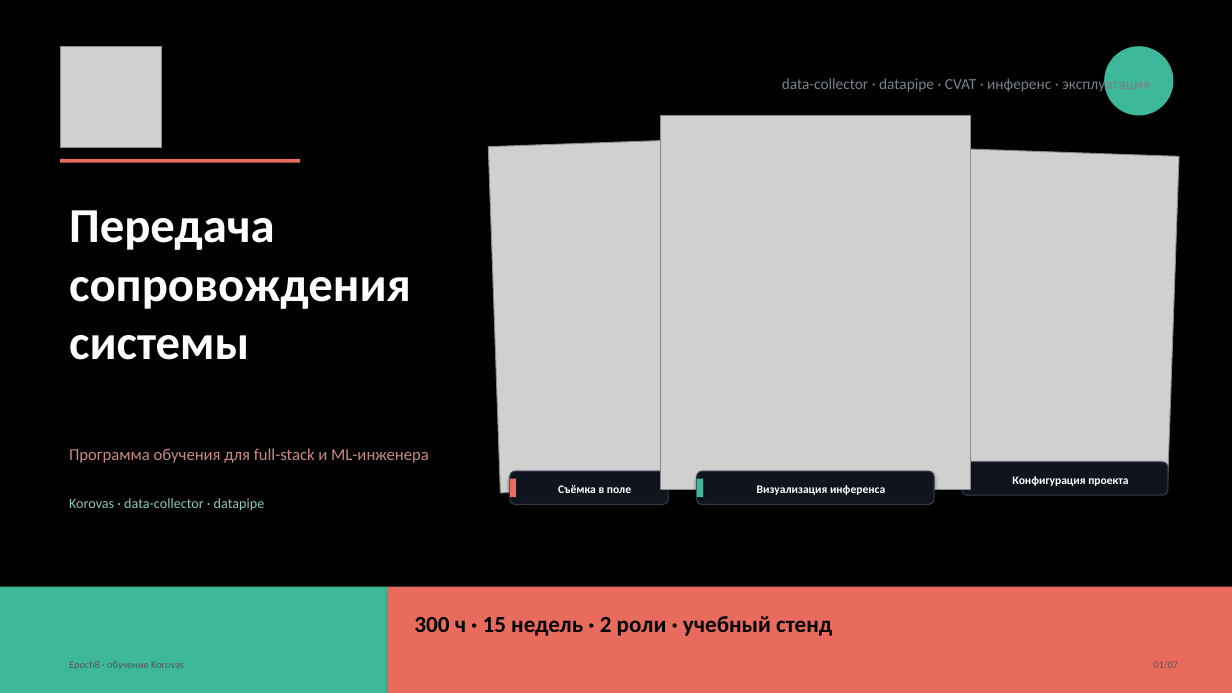
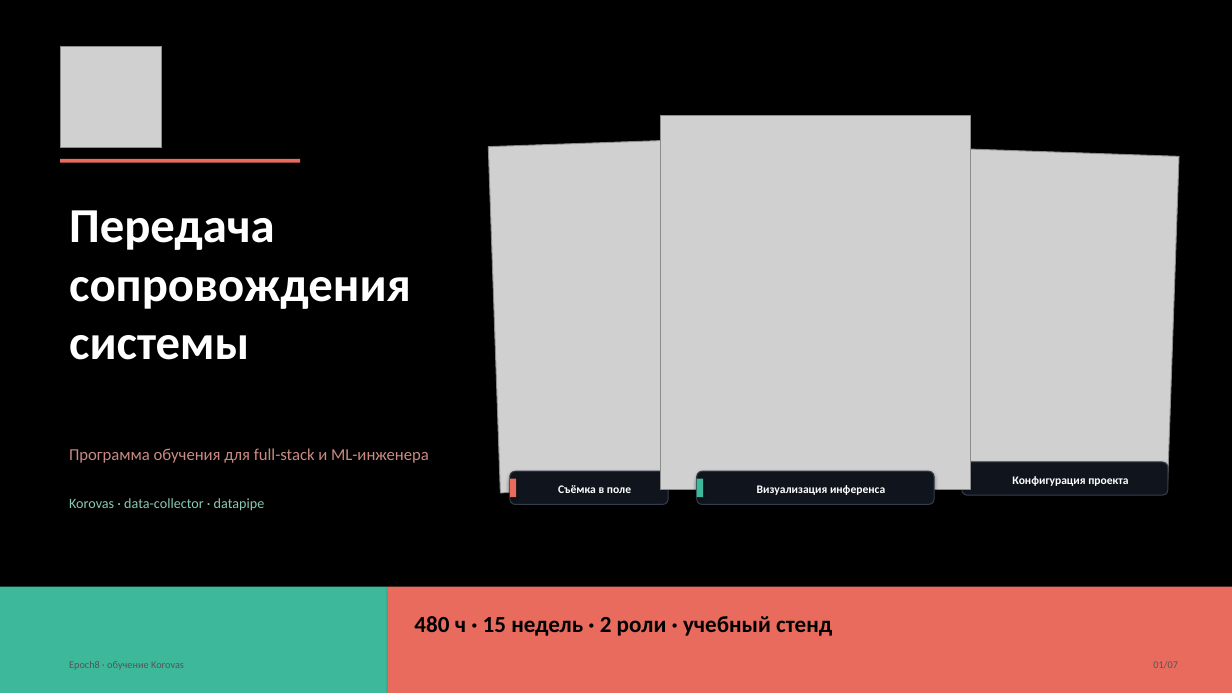
Before and after one commit to epoch8/data-collector, a slide deck: slide 1 of docs/business/Training-Program.pptx. Drawn at 1232x693 pixels with LibreOffice and Linux fonts; fonts in the diff are those of the drawing; grey boxes stand for pictures. Boxes give left, top, right and bottom in pixels: in the first picture for what was removed or moved away, otherwise in the second. Text is boxed around its words. In the diff, an @@ line names an element or a change of style, - is before the commit and + after.

```diff
--- a/docs/business/Training-Program.pptx
+++ b/docs/business/Training-Program.pptx
@@ ellipse removed at <box>1104,46,1174,116</box> @@
@@ text removed at <box>782,76,1150,94</box> @@
-data-collector · datapipe · CVAT · инференс · эксплуатация
@@ text at <box>414,616,832,636</box>: text changed @@
-300 ч · 15 недель · 2 роли · учебный стенд
+480 ч · 15 недель · 2 роли · учебный стенд
```
Also in this commit, not shown: 9 other files.
